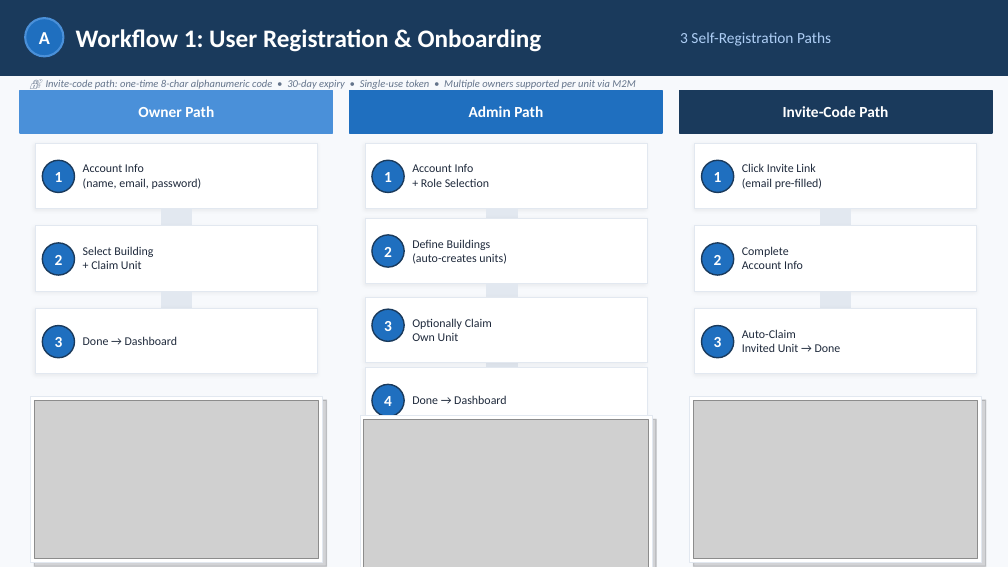
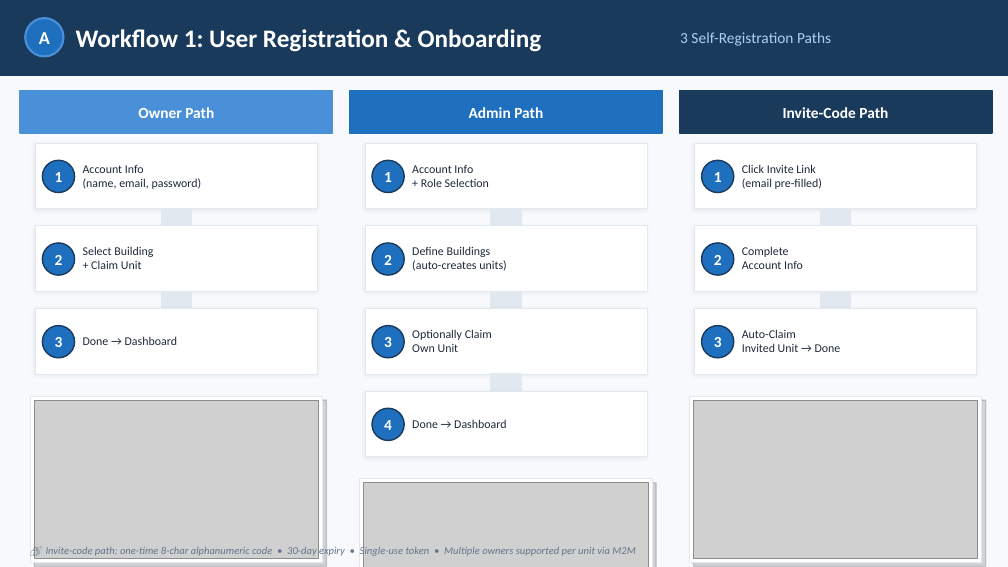
Before and after one commit to Shehab-Magdy/ABEM, a slide deck: slide 4 of documents/ABEM_Workflow_Presentation.pptx. Drawn at 1008x567 pixels with LibreOffice and Linux fonts; fonts in the diff are those of the drawing; grey boxes stand for pictures. Boxes give left, top, right and bottom in pixels: in the first picture for what was removed or moved away, otherwise in the second. Text is boxed around its words. In the diff, an @@ line names an element or a change of style, - is before the commit and + after.

Commit message:
adding the pptx file

```diff
--- a/documents/ABEM_Workflow_Presentation.pptx
+++ b/documents/ABEM_Workflow_Presentation.pptx
@@ rectangle: place and size @@
-rectangle at bbox=[487, 209, 517, 226]
+rectangle at bbox=[491, 209, 521, 226]
@@ rectangle: place and size @@
-rectangle at bbox=[365, 219, 647, 284]
+rectangle at bbox=[365, 226, 647, 291]
@@ text "Define Buildings": place and size @@
-text "Define Buildings" at bbox=[412, 239, 507, 264]
+text "Define Buildings" at bbox=[412, 246, 507, 271]
@@ rectangle: place and size @@
-rectangle at bbox=[487, 283, 517, 300]
+rectangle at bbox=[491, 291, 521, 308]
@@ 2 texts, 1 ellipse, 1 rectangle: place and size @@
-2 texts, 1 ellipse, 1 rectangle at bbox=[365, 235, 647, 363]
+2 texts, 1 ellipse, 1 rectangle at bbox=[365, 243, 647, 374]
@@ text "3": place and size @@
-text "3" at bbox=[384, 321, 392, 331]
+text "3" at bbox=[384, 337, 392, 347]
@@ ellipse: place and size @@
-ellipse at bbox=[372, 309, 404, 342]
+ellipse at bbox=[372, 326, 404, 358]
@@ rectangle: place and size @@
-rectangle at bbox=[487, 358, 517, 375]
+rectangle at bbox=[491, 374, 521, 391]
@@ 2 texts, 1 rectangle, 1 ellipse: place and size @@
-2 texts, 1 rectangle, 1 ellipse at bbox=[365, 367, 647, 432]
+2 texts, 1 rectangle, 1 ellipse at bbox=[365, 391, 647, 457]
@@ 2 rectangles, 1 picture: place and size @@
-2 rectangles, 1 picture at bbox=[360, 415, 656, 567]
+2 rectangles, 1 picture at bbox=[360, 479, 656, 567]
@@ text "🔐 Invite-code path: one-time 8-char ...": place and size @@
-text "🔐 Invite-code path: one-time 8-char ..." at bbox=[46, 80, 635, 91]
+text "🔐 Invite-code path: one-time 8-char ..." at bbox=[46, 545, 635, 557]
```
Also in this commit, not shown: 5 other slides changed.
